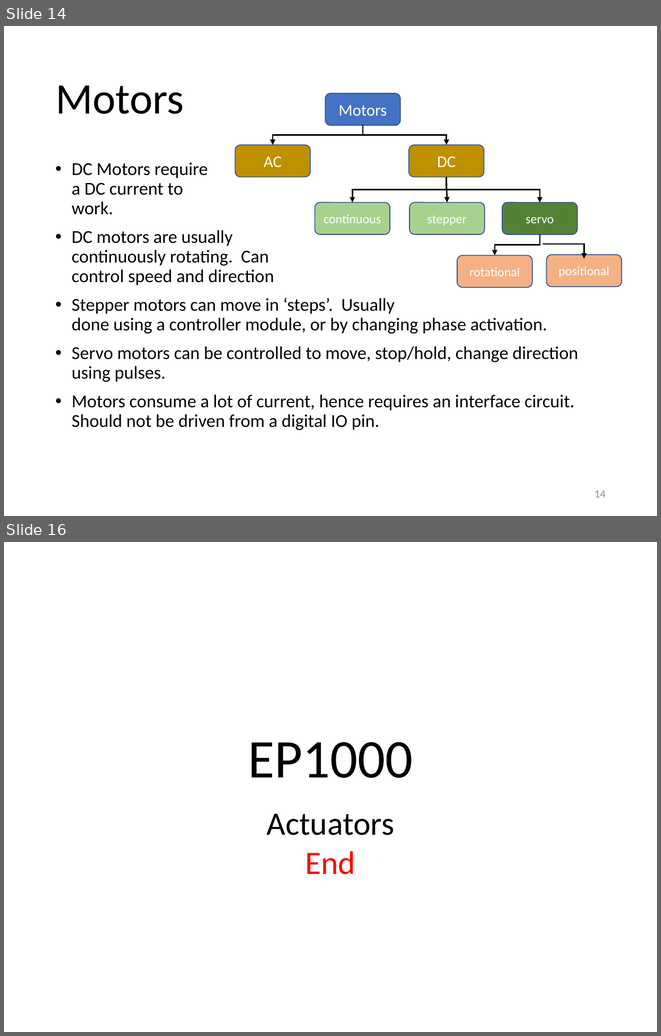
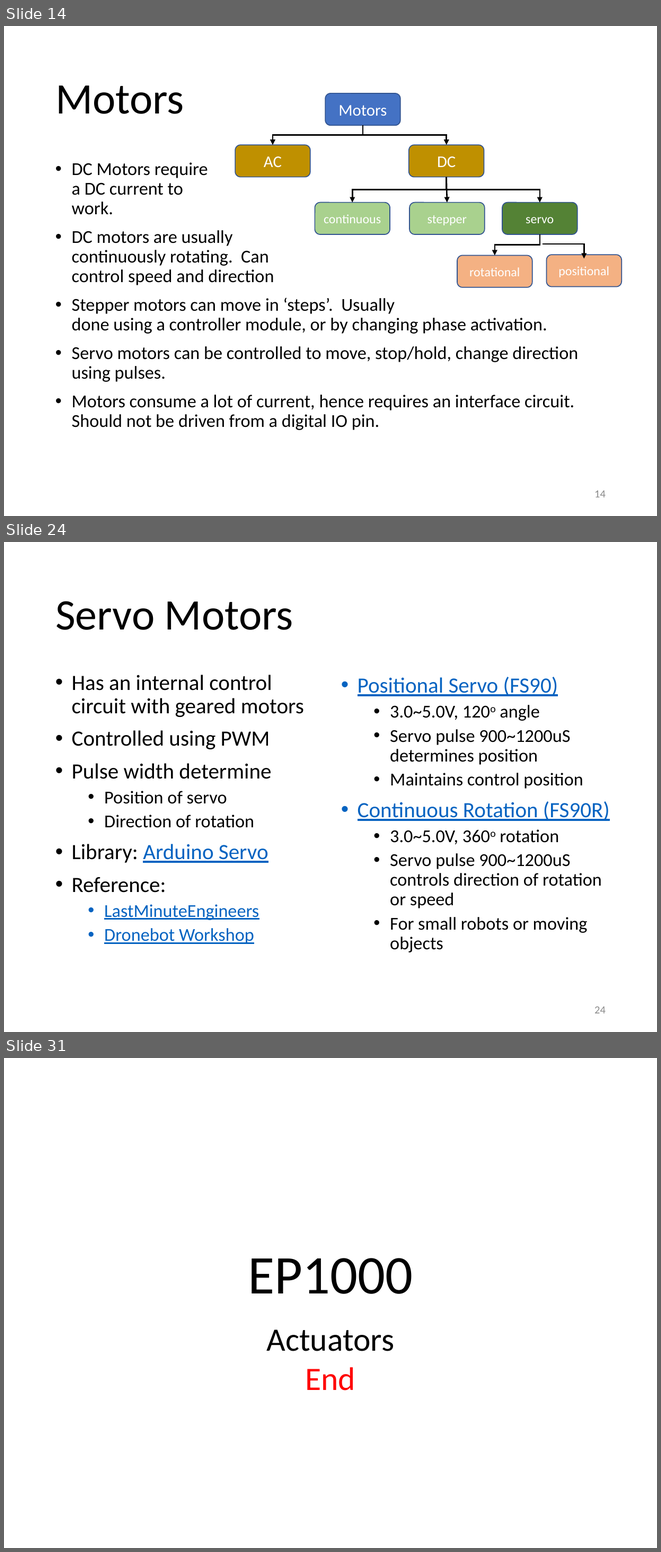
Before and after one commit to RDorville/digfab, a slide deck: presentations/ep1000_actuators/ep1000_actuators.pptx. Shown one above the other, each under a label of ours: slides 14 and 16 before the commit, slides 14, 24 and 31 after it; the slides between them are not shown. The pictures are 661x1036 and 661x1552 pixels, drawn with LibreOffice and Linux fonts; fonts in the diff are those of the drawing; background and template pictures are left out. Boxes give left, top, right and bottom in pixels: in the first picture for what was removed or moved away, otherwise in the second. Text is boxed around its words. In the diff, an @@ line names an element or a change of style, - is before the commit and + after.

```diff
--- a/presentations/ep1000_actuators/ep1000_actuators.pptx
+++ b/presentations/ep1000_actuators/ep1000_actuators.pptx
@@ slide 24 added at bbox=[4, 542, 657, 1032], background #FFFFFF @@
@@ title added at bbox=[55, 601, 293, 630], 48 pt, text #000000 @@
+Servo Motors
@@ text added at bbox=[72, 674, 304, 944], 24 pt, text #000000 @@
+• Has an internal control circuit with geared motors
+• Controlled using PWM
+• Pulse width determine
+  • Position of servo
+  • Direction of rotation
+• Library: Arduino Servo
+• Reference:
+  • LastMinuteEngineers
+  • Dronebot Workshop
@@ text added at bbox=[358, 677, 610, 952], 20 pt, text #000000 @@
+• Positional Servo (FS90)
+  • 3.0~5.0V, 120o angle
+  • Servo pulse 900~1200uS determines position
+  • Maintains control position
+• Continuous Rotation (FS90R)
+  • 3.0~5.0V, 360o rotation
+  • Servo pulse 900~1200uS controls direction of rotation or speed
+  • For small robots or moving objects
@@ page number added at bbox=[594, 1006, 606, 1013], 12 pt, text #8C8C8C @@
+24
@@ what was slide 16 is now slide 31 @@
```
Also in this commit, not shown: 1 slide changed, 14 other slides added, 11 other files.
